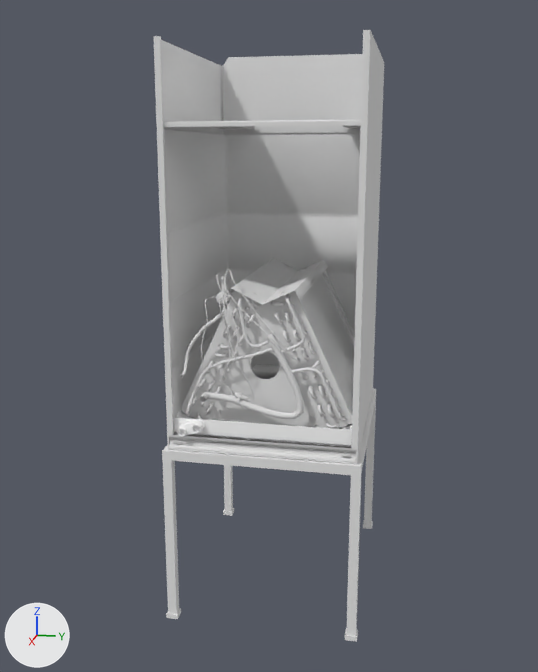
Two versions of the Blender file vl.vlabs.com.ua/models/hvac/airHandlerCabinet/airHandlerCabinet.blend, one commit apart.
Before and after are seen from a camera (50 mm lens) standing at (2.197, 0.398, 1.336) and looking at (0.018, -0.037, 0.791). The lights are fixed; the arrows at lower left show +X, +Y and +Z.

Before the edit, the objects in view are built like this:
```python
ob_airfilterslotlid = bpy.data.objects.new('airFilterSlotLid', me_airfilterslotlidgeometry)
ob_airfilterslotlid.parent = ob_airhandlercabinet
ob_airfilterslotlid.location = (0.333, 0.000702, 0.552)
ob_airhandlercabinetinsulation = bpy.data.objects.new('airHandlerCabinetInsulation', me_airhandlercabinetinsulationgeometry)
ob_airhandlercabinetinsulation.parent = ob_airhandlercabinet
ob_airhandlercabinetinsulation.location = (0.00712, 0.0000274, 0.529)
ob_airhandlerstand = bpy.data.objects.new('airHandlerStand', me_airhandlerstandgeometry)
ob_airhandlerstand.location = (0.0, 0.0, 0.0)
# also in view: 'airHandlerDeck' at (-0.001, 0.001, 1.519); 'evaporatorACoil' at (0.019, 0.001, 0.806); 'airHandlerCabinet' at (0.001, 0.001, 1.071); 'evaporatorACoilDripPan' at (0.018, 0.001, 0.593)
```
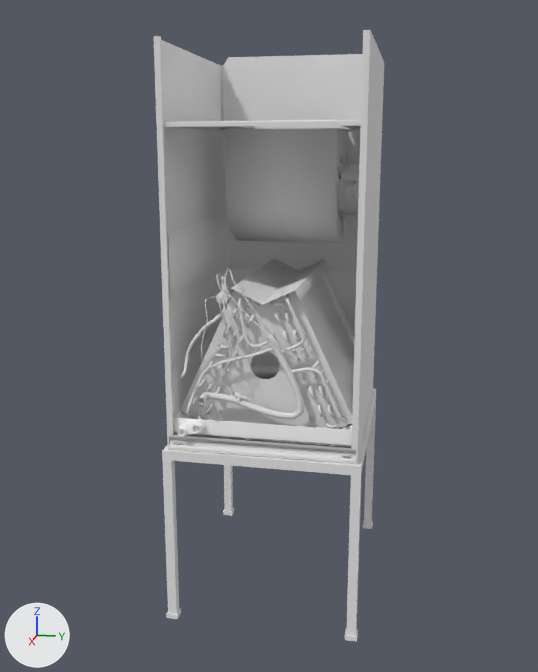
What differs and where, as boxes [x1, y1, x2, y2] in the pictures (538 x 672 px):
'blowerWheelHousing', added
    after: [223, 128, 351, 243]
'blowerMotorHD44AR120', added
    after: [338, 165, 359, 215]
'carrierAirHandlerMountingBracket.002', added
    after: [341, 215, 344, 238]
'carrierAirHandlerMountingBracket', added
    after: [337, 163, 342, 181]
'carrierAirHandlerMountingBracket.001', added
    after: [345, 154, 349, 165]

Patch to the scene script:
```diff
--- a/vl.vlabs.com.ua/models/hvac/airHandlerCabinet/airHandlerCabinet.blend.py
+++ b/vl.vlabs.com.ua/models/hvac/airHandlerCabinet/airHandlerCabinet.blend.py
@@ ob_carrierairhandlermountingbracket @@
+ob_carrierairhandlermountingbracket = bpy.data.objects.new('carrierAirHandlerMountingBracket', me_carrierairhandlermountingbracketgeometry)  # 96 vertices, 67 faces; spans x -0.0096..0.0096, y -0.0588..0.0107, z -0.0093..0.0677; in mat_carrierairhandlermountingbracketmaterial (its picture is missing)
+ob_carrierairhandlermountingbracket.parent = ob_blowerwheelhousing
+ob_carrierairhandlermountingbracket.location = (0.0183, 0.162, 1.301)
+ob_carrierairhandlermountingbracket.rotation_euler = (0.0, 4.149, 0.0)  # degrees (0, 238, 0)
@@ ob_blowerwheelhousing @@
+ob_blowerwheelhousing = bpy.data.objects.new('blowerWheelHousing', me_blowerwheelhousinggeometry)  # 192 vertices, 155 faces; spans x -0.185..0.165, y -0.179..0.179, z -0.338..0.0; in mat_blowerwheelhousingmaterial_001 (its picture is missing)
+ob_blowerwheelhousing.parent = ob_airhandlerdeck
+ob_blowerwheelhousing.location = (-0.123, 0.0, 1.402)
@@ ob_blowermotorhd44ar120 @@
+ob_blowermotorhd44ar120 = bpy.data.objects.new('blowerMotorHD44AR120', me_blowermotorhd44ar120geometry)  # 352 vertices, 247 faces, 1 loose edge; spans x -0.073..0.075, y -0.074..0.075, z -0.191..0.003; in mat_blowermotorhd44ar120material (its picture is missing)
+ob_blowermotorhd44ar120.parent = ob_blowerwheelhousing
+ob_blowermotorhd44ar120.location = (-0.101, 0.0425, 1.227)
+ob_blowermotorhd44ar120.rotation_euler = (-1.571, 3.142, 3.142)  # degrees (-90, 180, 180)
@@ ob_carrierairhandlermountingbracket_001 @@
+ob_carrierairhandlermountingbracket_001 = bpy.data.objects.new('carrierAirHandlerMountingBracket.001', me_carrierairhandlermountingbracketgeometry)  # 96 vertices, 67 faces; spans x -0.0096..0.0096, y -0.0588..0.0107, z -0.0093..0.0677; in mat_carrierairhandlermountingbracketmaterial (its picture is missing)
+ob_carrierairhandlermountingbracket_001.parent = ob_blowerwheelhousing
+ob_carrierairhandlermountingbracket_001.location = (-0.202, 0.162, 1.324)
+ob_carrierairhandlermountingbracket_001.rotation_euler = (0.0, 2.336, 0.0)  # degrees (0, 134, 0)
@@ ob_carrierairhandlermountingbracket_002 @@
+ob_carrierairhandlermountingbracket_002 = bpy.data.objects.new('carrierAirHandlerMountingBracket.002', me_carrierairhandlermountingbracketgeometry)  # 96 vertices, 67 faces; spans x -0.0096..0.0096, y -0.0588..0.0107, z -0.0093..0.0677; in mat_carrierairhandlermountingbracketmaterial (its picture is missing)
+ob_carrierairhandlermountingbracket_002.parent = ob_blowerwheelhousing
+ob_carrierairhandlermountingbracket_002.location = (-0.117, 0.162, 1.088)
+ob_carrierairhandlermountingbracket_002.rotation_euler = (0.0, 0.116, 0.0)  # degrees (0, 6.6, 0)
```
